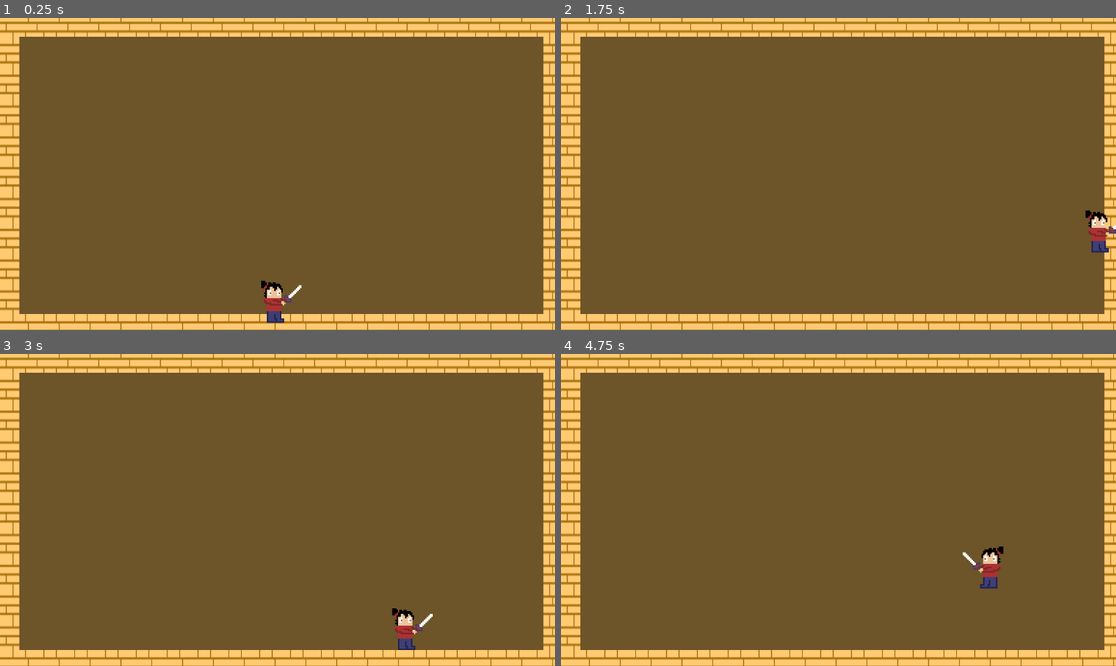
Above: before the commit, frames 1-4 (two rows, left to right).
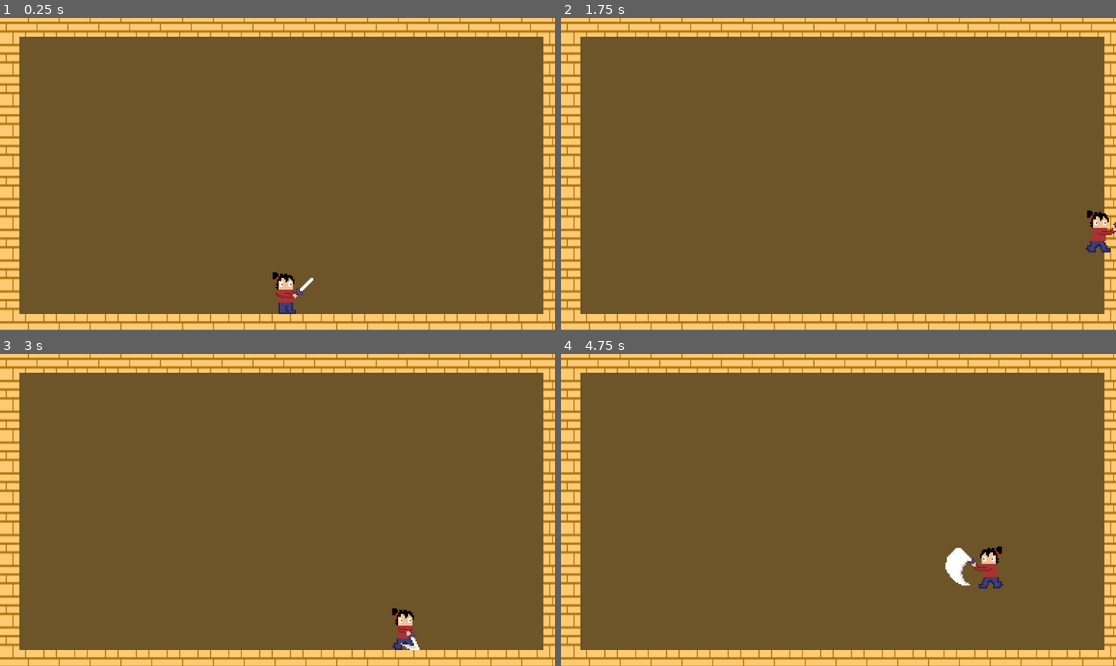
Above: after the commit, the same moments.

Repository: J-Abitria/crimson-jam-26
Game: Godot game, scene res://battleground.tscn
Two runs of this game, one before a commit and one after it. Both use one fixed random seed, a clock stepped at 60 frames per second and the inputs below.
Inputs:
- Up to frame 1 (0.25 s): no input
- Up to frame 2 (1.75 s): hold Right (move_right) from 0.53 s (still down); tap X (attack) at 0.6, 1.55 s; tap Z (jump) at 0.77, 1.52 s; tap Down (aim_down) at 1.35 s
- Up to frame 3 (3 s): release Right (move_right) at 2.03 s; hold Left (move_left) 2.03-2.78 s; tap Up (aim_up) at 2.1 s; tap X (attack) at 2.3, 2.85 s; hold Right (move_right) from 2.78 s (still down)
- Up to frame 4 (4.75 s): tap Z (jump) at 3.02, 3.77, 4.52 s; tap X (attack) at 3.6, 4.55 s; release Right (move_right) at 4.28 s; hold Left (move_left) from 4.28 s (still down); tap Down (aim_down) at 4.35 s

The runs differ from the first frame. In frame 1, 0.8% of the frame differs, in the area x 47-57%, y 81-98%; in frame 2, 0.3%; in frame 3, 0.2%; in frame 4, 0.6%.

Commit message:
Added rest of animations to the player.

Diff:
--- a/unleash-beast/battleground.tscn
+++ b/unleash-beast/battleground.tscn
@@ -146,6 +146,18 @@
 "update": 1,
 "values": []
 }
+tracks/1/type = "value"
+tracks/1/imported = false
+tracks/1/enabled = true
+tracks/1/path = NodePath("AnimatedSprite2D:offset")
+tracks/1/interp = 1
+tracks/1/loop_wrap = true
+tracks/1/keys = {
+"times": PackedFloat32Array(0),
+"transitions": PackedFloat32Array(1),
+"update": 0,
+"values": [Vector2(0, 0)]
+}
 
 [sub_resource type="Animation" id="Animation_jf5ul"]
 resource_name = "horizontal-attack"
@@ -169,16 +181,103 @@
 tracks/1/interp = 1
 tracks/1/loop_wrap = true
 tracks/1/keys = {
-"times": PackedFloat32Array(),
-"transitions": PackedFloat32Array(),
-"update": 0,
-"values": []
+"times": PackedFloat32Array(0),
+"transitions": PackedFloat32Array(1),
+"update": 0,
+"values": [Vector2(-8, 6)]
+}
+
+[sub_resource type="Animation" id="Animation_pbaqw"]
+resource_name = "horizontal-attack"
+length = 0.33
+tracks/0/type = "value"
+tracks/0/imported = false
+tracks/0/enabled = true
+tracks/0/path = NodePath("AnimatedSprite2D:frame")
+tracks/0/interp = 1
+tracks/0/loop_wrap = true
+tracks/0/keys = {
+"times": PackedFloat32Array(0, 0.046999995, 0.09399999, 0.141, 0.18799998, 0.23499998, 0.282),
+"transitions": PackedFloat32Array(1, 1, 1, 1, 1, 1, 1),
+"update": 1,
+"values": [0, 1, 2, 3, 4, 5, 6]
+}
+tracks/1/type = "value"
+tracks/1/imported = false
+tracks/1/enabled = true
+tracks/1/path = NodePath("AnimatedSprite2D:offset")
+tracks/1/interp = 1
+tracks/1/loop_wrap = true
+tracks/1/keys = {
+"times": PackedFloat32Array(0),
+"transitions": PackedFloat32Array(1),
+"update": 0,
+"values": [Vector2(0, 0)]
+}
+
+[sub_resource type="Animation" id="Animation_fgihj"]
+resource_name = "idle"
+length = 1.5
+tracks/0/type = "value"
+tracks/0/imported = false
+tracks/0/enabled = true
+tracks/0/path = NodePath("AnimatedSprite2D:frame")
+tracks/0/interp = 1
+tracks/0/loop_wrap = true
+tracks/0/keys = {
+"times": PackedFloat32Array(0, 0.5, 1),
+"transitions": PackedFloat32Array(1, 1, 1),
+"update": 1,
+"values": [0, 1, 2]
+}
+tracks/1/type = "value"
+tracks/1/imported = false
+tracks/1/enabled = true
+tracks/1/path = NodePath("AnimatedSprite2D:offset")
+tracks/1/interp = 1
+tracks/1/loop_wrap = true
+tracks/1/keys = {
+"times": PackedFloat32Array(0),
+"transitions": PackedFloat32Array(1),
+"update": 0,
+"values": [Vector2(0, 0)]
+}
+
+[sub_resource type="Animation" id="Animation_ha7fu"]
+resource_name = "up-attack"
+length = 0.33
+tracks/0/type = "value"
+tracks/0/imported = false
+tracks/0/enabled = true
+tracks/0/path = NodePath("AnimatedSprite2D:frame")
+tracks/0/interp = 1
+tracks/0/loop_wrap = true
+tracks/0/keys = {
+"times": PackedFloat32Array(0, 0.041, 0.082, 0.122999996, 0.164, 0.20499998, 0.24599999, 0.287, 0.33),
+"transitions": PackedFloat32Array(1, 1, 1, 1, 1, 1, 1, 1, 1),
+"update": 1,
+"values": [0, 1, 2, 3, 4, 5, 6, 7, 7]
+}
+tracks/1/type = "value"
+tracks/1/imported = false
+tracks/1/enabled = true
+tracks/1/path = NodePath("AnimatedSprite2D:offset")
+tracks/1/interp = 1
+tracks/1/loop_wrap = true
+tracks/1/keys = {
+"times": PackedFloat32Array(0),
+"transitions": PackedFloat32Array(1),
+"update": 0,
+"values": [Vector2(-7, -5)]
 }
 
 [sub_resource type="AnimationLibrary" id="AnimationLibrary_pbaqw"]
 _data = {
 &"RESET": SubResource("Animation_f6vvn"),
-&"down-attack": SubResource("Animation_jf5ul")
+&"down-attack": SubResource("Animation_jf5ul"),
+&"horizontal-attack": SubResource("Animation_pbaqw"),
+&"idle": SubResource("Animation_fgihj"),
+&"up-attack": SubResource("Animation_ha7fu")
 }
 
 [node name="Battleground" type="Node2D" unique_id=971398247]
@@ -197,10 +296,8 @@
 [node name="AnimatedSprite2D" type="AnimatedSprite2D" parent="Player" unique_id=748986944]
 texture_filter = 1
 sprite_frames = SubResource("SpriteFrames_yf5fn")
-animation = &"down-attack"
+animation = &"up-attack"
 frame = 7
-speed_scale = 3.0
-offset = Vector2(-8, 6)
 
 [node name="CollisionShape2D" type="CollisionShape2D" parent="Player" unique_id=1313480017]
 position = Vector2(-6.9999995, 3.333333)
